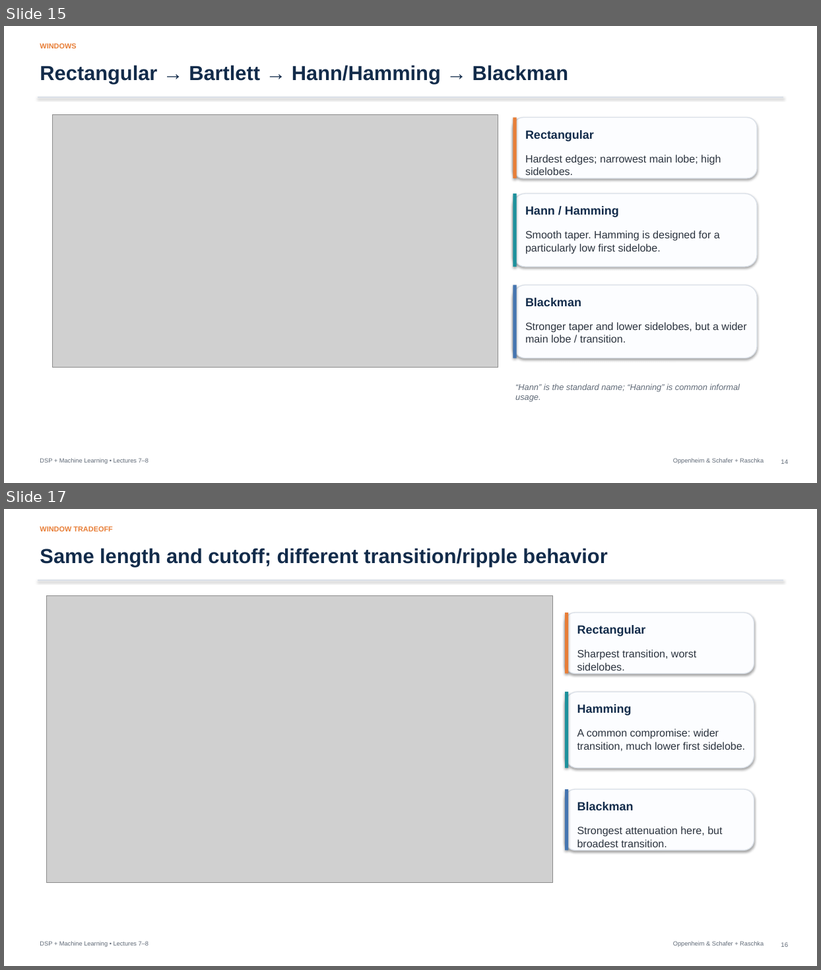
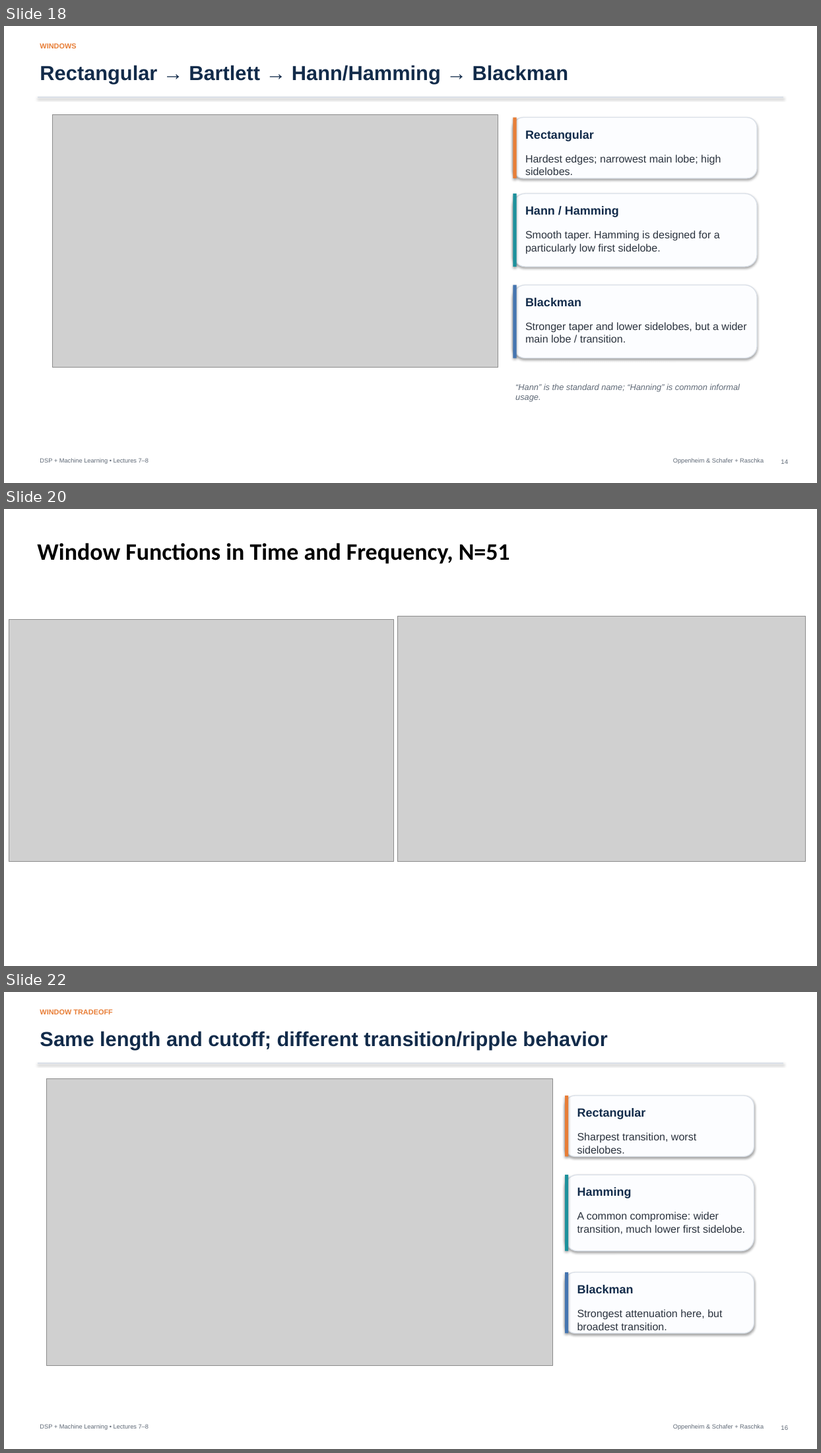
Before and after one commit to mathys2000/ecen45632_f26, a slide deck: lecture_slides/Week4_Lecture7_FIR_Filter_Design_Windowing_Conv1d_091526_myAnnotated.pptx. Shown one above the other, each under a label of ours: slides 15 and 17 before the commit, slides 18, 20 and 22 after it; the slides between them are not shown. The pictures are 821x970 and 821x1453 pixels, drawn with LibreOffice and Linux fonts; fonts in the diff are those of the drawing; grey boxes stand for pictures. Boxes give left, top, right and bottom in pixels: in the first picture for what was removed or moved away, otherwise in the second. Text is boxed around its words. In the diff, an @@ line names an element or a change of style, - is before the commit and + after.

```diff
--- a/lecture_slides/Week4_Lecture7_FIR_Filter_Design_Windowing_Conv1d_091526_myAnnotated.pptx
+++ b/lecture_slides/Week4_Lecture7_FIR_Filter_Design_Windowing_Conv1d_091526_myAnnotated.pptx
@@ slide 20 added at (4,509,817,966), background #FFFFFF @@
@@ text added at (37,543,510,564), 28 pt, text #000000, bold @@
+Window Functions in Time and Frequency, N=51
@@ picture added at (9,620,394,862) @@
@@ picture added at (397,617,805,862) @@
@@ what was slide 15 is now slide 18 @@
@@ what was slide 17 is now slide 22 @@
```
Also in this commit, not shown: 13 slides changed, 6 other slides added, 27 other files.
